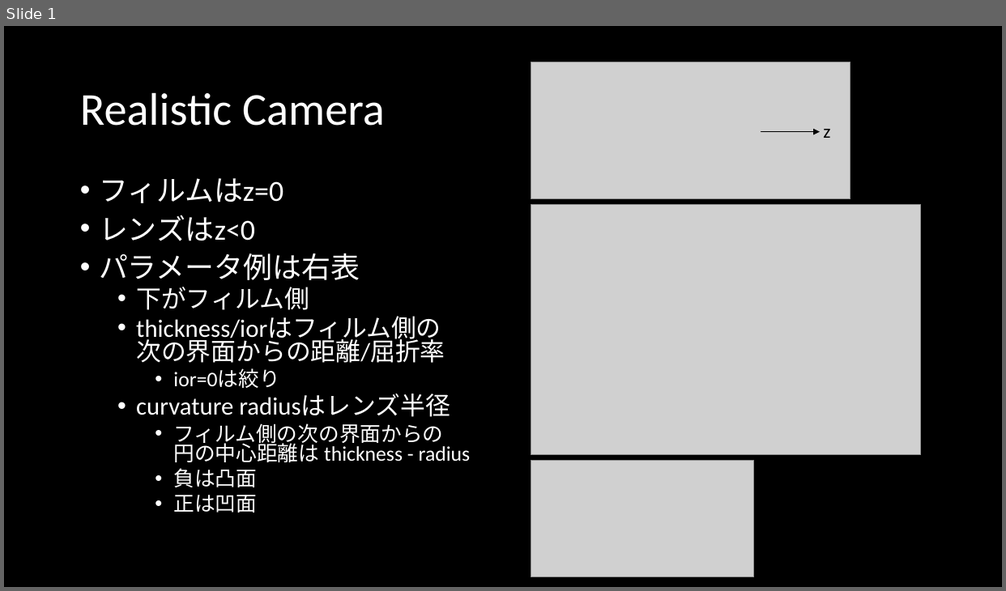
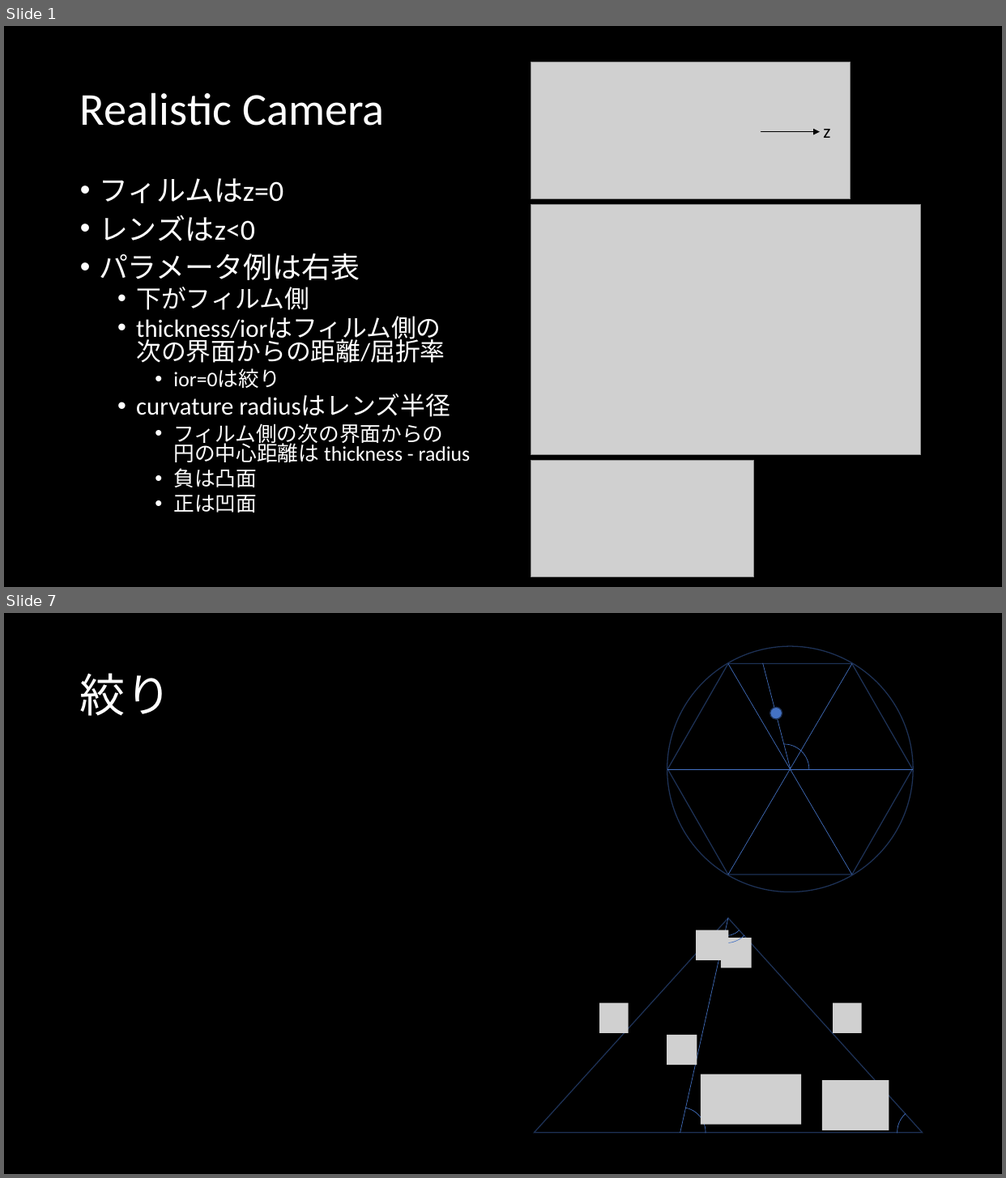
Before and after one commit to s141044/private, a slide deck: memo/Realistic Camera.pptx. Shown one above the other, each under a label of ours: slide 1 before the commit, slides 1 and 7 after it; the slides between them are not shown. The pictures are 1006x591 and 1006x1178 pixels, drawn with LibreOffice and Linux fonts; fonts in the diff are those of the drawing; grey boxes stand for pictures. Boxes give left, top, right and bottom in pixels: in the first picture for what was removed or moved away, otherwise in the second. Text is boxed around its words. In the diff, an @@ line names an element or a change of style, - is before the commit and + after.

```diff
--- a/memo/Realistic Camera.pptx
+++ b/memo/Realistic Camera.pptx
@@ slide 7 added at [4,613,1002,1174], background #000000 @@
@@ title added at [80,673,172,716], 44 pt, text #FFFFFF @@
+絞り
@@ group added at [667,646,913,892]: 4 lines, 2 ellipses, 1 hexagon, 1 arc (boxed as its full ellipse) @@
@@ arc (boxed as its full ellipse) added at [701,893,752,943], outline #4472C4 0.5 pt @@
@@ arc (boxed as its full ellipse) added at [710,901,744,935], outline #4472C4 0.5 pt @@
@@ picture added at [696,931,729,960] @@
@@ picture added at [701,1075,801,1125] @@
@@ group added at [534,918,923,1133]: 5 pictures, 1 triangle, 1 line @@
@@ arc (boxed as its full ellipse) added at [656,1108,706,1158], outline #4472C4 0.5 pt @@
@@ arc (boxed as its full ellipse) added at [897,1108,948,1158], outline #4472C4 0.5 pt @@
```
Also in this commit, not shown: 2 slides changed, 7 other slides added, 9 other files.
